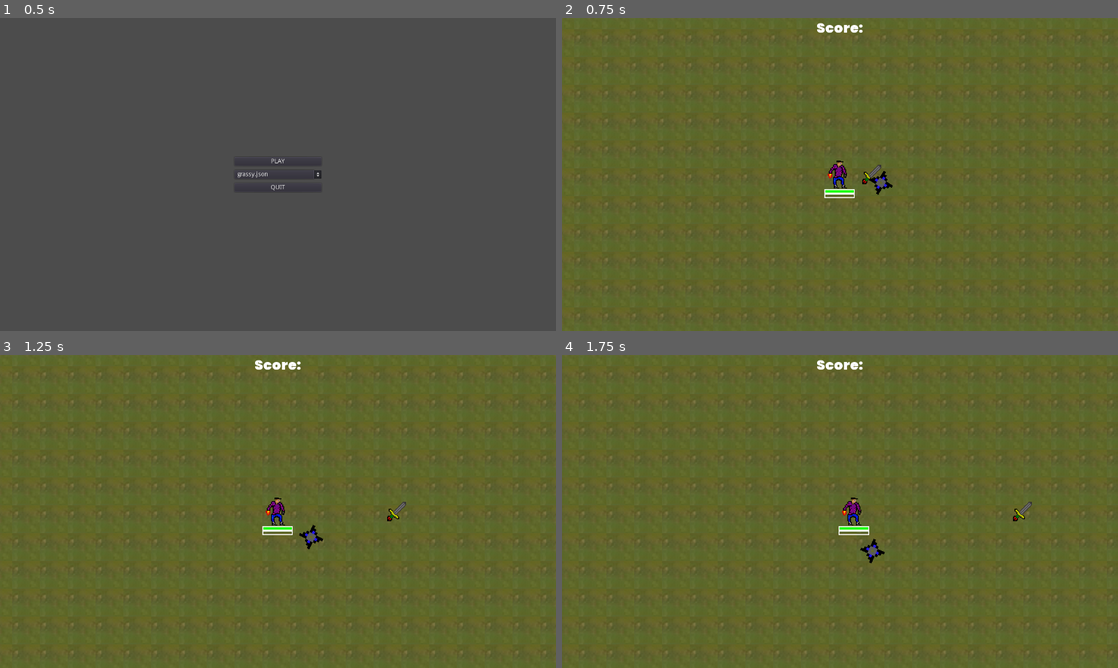
Above: before the commit, frames 1-4 (two rows, left to right).
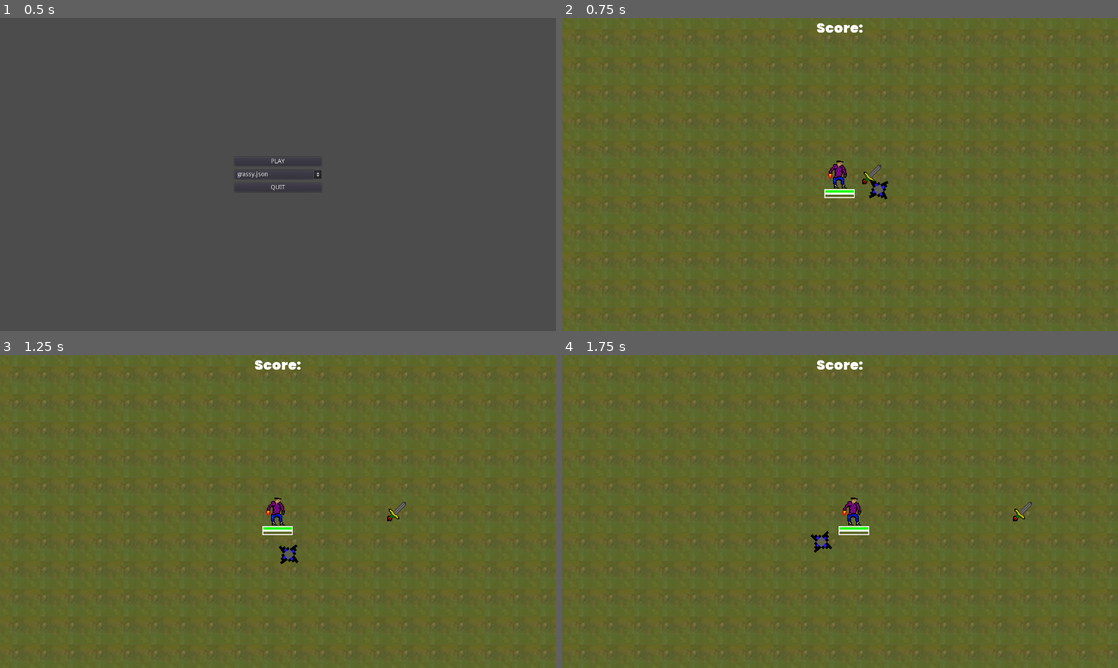
Above: after the commit, the same moments.

Repository: RM35/vigilant-octo-doodle
Game: Godot game, scene res://scenes/main_menu/main_menu.tscn
Two runs of this game, one before a commit and one after it. Both use one fixed random seed, a clock stepped at 60 frames per second and the inputs below. Sound files missing from this copy of the repository are replaced by a short silence.
Inputs:
- Up to frame 1 (0.5 s): no input
- Up to frame 2 (0.75 s): click "PLAY" at 0.5 s
- Up to frame 3 (1.25 s): no input
- Up to frame 4 (1.75 s): hold D (right) from 1.28 s (still down)

Frame 1 is identical in both runs. In frame 2, 0.2% of the frame differs, in the area x 55-60%, y 48-58%; in frame 3, 0.3%, in the area x 50-59%, y 54-67%; in frame 4, 0.3%.

Commit message:
feat: Add upgrade options

Diff:
--- a/scenes/gem/gem.gd
+++ b/scenes/gem/gem.gd
@@ -1,7 +1,7 @@
 extends Node2D
 
 onready var player = get_node("../../Player")
-var xp = 100
+var xp = 10
 var speed = 200
 
 func _process(delta):
--- a/scenes/level_up_menu/level_up.gd
+++ b/scenes/level_up_menu/level_up.gd
@@ -1,7 +1,14 @@
 extends Control
 
+onready var player = get_parent()
+onready var knife_scn = load("res://scenes/weapon/knife/knife.tscn")
+onready var shuriken_scn = load("res://scenes/weapon/shuriken/shuriken.tscn")
+
 var upgrade: int
-var upgrades: Array = ["+1 Knife", "+1 Shuriken"]
+var upgrades: Array = ["+1 Knife", "+1 Shuriken",
+					   "Refill HP", "+ Knife Speed", "+ Knife Damage",
+					   "+ Shuriken Damage", "+ Shuriken Spin Speed",
+					   "+ Shuriken Spin Range"]
 var choice = []
 var rng = RandomNumberGenerator.new()
 
@@ -10,17 +17,44 @@
 	choice = []
 	for i in range(3):
 		choice.append(upgrades[rng.randi_range(0, len(upgrades) - 1)])
+	$MC/VB/O1.text = choice[0]
+	$MC/VB/O2.text = choice[1]
+	$MC/VB/O3.text = choice[2]
 
 func _on_O1_pressed():
 	do_upgrade(0)
 
 func _on_O2_pressed():
-	do_upgrade(0)
+	do_upgrade(1)
 
 func _on_O3_pressed():
-	do_upgrade(0)
+	do_upgrade(2)
 
 func do_upgrade(which: int):
-	print("upgrading " + str(choice[which]))
+	match choice[which]:
+		"+1 Knife":
+			var newknife = knife_scn.instance()
+			player.get_node("Knives").add_child(newknife)
+		"+1 Shuriken":
+			var newshuriken = shuriken_scn.instance()
+			player.get_node("Shurikens").add_child(newshuriken)
+		"Refill HP":
+			player.health = 100
+		"+ Knife Speed":
+			for knife in player.get_node("Knives").get_children():
+				knife.speed *= 1.05
+		"+ Knife Damage":
+			for knife in player.get_node("Knives").get_children():
+				knife.damage *= 1.02
+		"+ Shuriken Damage":
+			for shur in player.get_node("Shurikens").get_children():
+				shur.damage *= 1.02
+		"+ Shuriken Spin Speed":
+			for shur in player.get_node("Shurikens").get_children():
+				shur.rot_speed *= 1.02
+		"+ Shuriken Spin Range":
+			for shur in player.get_node("Shurikens").get_children():
+				shur.spin_range *= 1.02
+
 	visible = false
 	get_tree().paused = false
--- a/scenes/pause_menu/pause_menu.gd
+++ b/scenes/pause_menu/pause_menu.gd
@@ -1,6 +1,7 @@
 extends CanvasLayer
 
 var pause_held = false
+onready var player = get_node("../Player")
 
 func _process(delta):
 	var pause = Input.is_action_pressed("pausemenu")
@@ -8,3 +9,11 @@
 		get_tree().paused = !get_tree().paused
 		$MC.visible = !$MC.visible
 	pause_held = pause
+
+func _on_Resume_pressed():
+	get_tree().paused = false
+	$MC.visible = false
+
+func _on_ExittoMM_pressed():
+	get_tree().paused = false
+	get_tree().change_scene("res://scenes/main_menu/main_menu.tscn")
--- a/scenes/pause_menu/pause_menu.tscn
+++ b/scenes/pause_menu/pause_menu.tscn
@@ -43,3 +43,6 @@
 margin_right = 129.0
 margin_bottom = 71.0
 text = "Exit to main menu"
+
+[connection signal="pressed" from="MC/VB/Resume" to="." method="_on_Resume_pressed"]
+[connection signal="pressed" from="MC/VB/ExittoMM" to="." method="_on_ExittoMM_pressed"]
--- a/scenes/player/player.gd
+++ b/scenes/player/player.gd
@@ -6,6 +6,15 @@
 var motion = Vector2.ZERO
 var health = 100
 var xp = 0
+var player_level = 0
+var xp_growth_rate = 100
+onready var xp_to_level = calc_xp_to_lvl()
+
+func _ready():
+	pass
+
+func calc_xp_to_lvl():
+	return 100 + (pow((player_level / 2), 2) * xp_growth_rate)
 
 func _physics_process(delta):
 	var axis = get_input_axis()
@@ -48,9 +57,14 @@
 			health -= 1
 
 func level_up():
+	xp = 0
+	player_level += 1
+	xp_to_level = calc_xp_to_lvl()
+	$XP/CC/PBXP.max_value = xp_to_level
 	$LevelUp.visible = true
 	$LevelUp.roll_upgrades()
 	get_tree().paused = true
+
 
 func end_level():
 	print(end_level())
@@ -61,6 +75,5 @@
 
 func collect_gem(xp_amount):
 	xp += xp_amount
-	if xp >= 100:
+	if xp >= xp_to_level:
 		level_up()
-		xp = 0
--- a/scenes/player/player.tscn
+++ b/scenes/player/player.tscn
@@ -5,7 +5,7 @@
 [ext_resource path="res://scenes/player/hpbar_theme.tres" type="Theme" id=3]
 [ext_resource path="res://scenes/weapon/knife/knife.tscn" type="PackedScene" id=4]
 [ext_resource path="res://scenes/player/xpbar_theme.tres" type="Theme" id=5]
-[ext_resource path="res://scenes/gem/shuriken.tscn" type="PackedScene" id=6]
+[ext_resource path="res://scenes/weapon/shuriken/shuriken.tscn" type="PackedScene" id=6]
 [ext_resource path="res://scenes/level_up_menu/level_up.tscn" type="PackedScene" id=7]
 
 [sub_resource type="CapsuleShape2D" id=1]
--- a/scenes/gem/shuriken.gd
+++ b/scenes/weapon/shuriken/shuriken.gd
@@ -3,8 +3,8 @@
 onready var player = get_parent().get_parent()
 
 # Upgradable
-var damage = 5
-var rot_speed = 1
+var damage = 100
+var rot_speed = 2
 var spin_range = 50
 
 func _process(delta):
--- a/scenes/gem/shuriken.tscn
+++ b/scenes/weapon/shuriken/shuriken.tscn
@@ -1,7 +1,7 @@
 [gd_scene load_steps=4 format=2]
 
 [ext_resource path="res://scenes/weapon/shuriken/shuriken.png" type="Texture" id=1]
-[ext_resource path="res://scenes/gem/shuriken.gd" type="Script" id=2]
+[ext_resource path="res://scenes/weapon/shuriken/shuriken.gd" type="Script" id=2]
 
 [sub_resource type="CircleShape2D" id=1]
 radius = 5.0
@@ -21,7 +21,7 @@
 update_scale = false
 
 [node name="Sprite" type="Sprite" parent="."]
-position = Vector2( 80, 0 )
+position = Vector2( 50, 0 )
 scale = Vector2( 3, 3 )
 texture = ExtResource( 1 )
 
